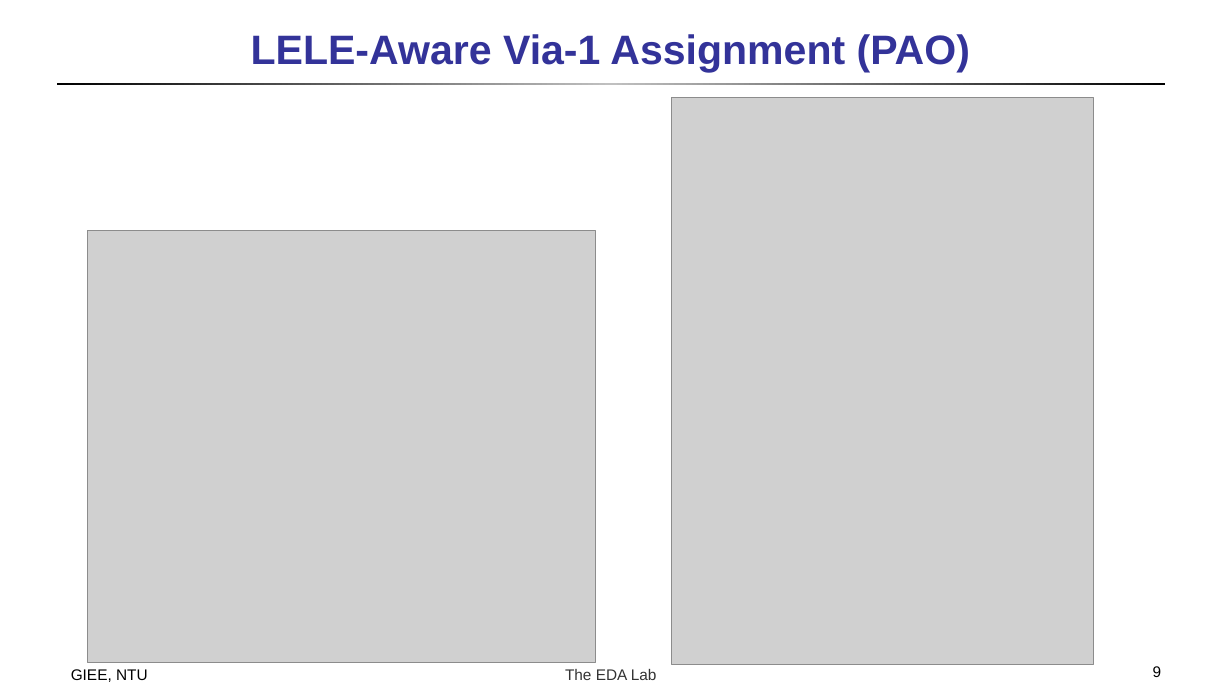
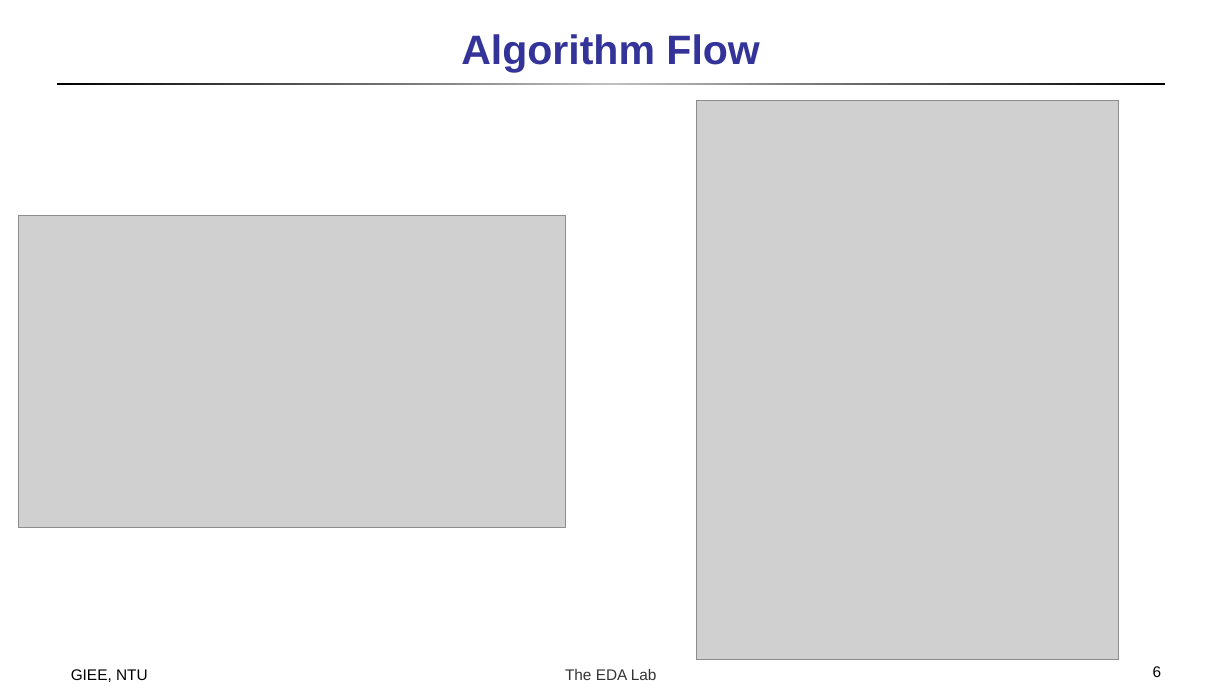
Before and after one commit to doctry/paper, a slide deck: slide 6 of Double Patterning/A High-Performance Triple Patterning Layout Decomposer.pptx (slide 9 before the commit). Drawn at 1232x693 pixels with LibreOffice and Linux fonts; fonts in the diff are those of the drawing; grey boxes stand for pictures. Boxes give left, top, right and bottom in pixels: in the first picture for what was removed or moved away, otherwise in the second. Text is boxed around its words. In the diff, an @@ line names an element or a change of style, - is before the commit and + after.

Commit message:
finish ppt

```diff
--- a/Double Patterning/A High-Performance Triple Patterning Layout Decomposer.pptx
+++ b/Double Patterning/A High-Performance Triple Patterning Layout Decomposer.pptx
@@ title at bbox=[461, 34, 759, 72]: text changed @@
-LELE-Aware Via-1 Assignment (PAO)
+Algorithm Flow
@@ picture: place and size @@
-picture at bbox=[672, 98, 1094, 665]
+picture at bbox=[696, 100, 1118, 660]
@@ picture: place and size @@
-picture at bbox=[88, 230, 595, 663]
+picture at bbox=[18, 215, 566, 528]
@@ page number at bbox=[1153, 666, 1162, 677]: text changed @@
-9
+6
```
Also in this commit, not shown: 4 other slides changed, 3 slides added, 4 slides removed, 1 other file.
